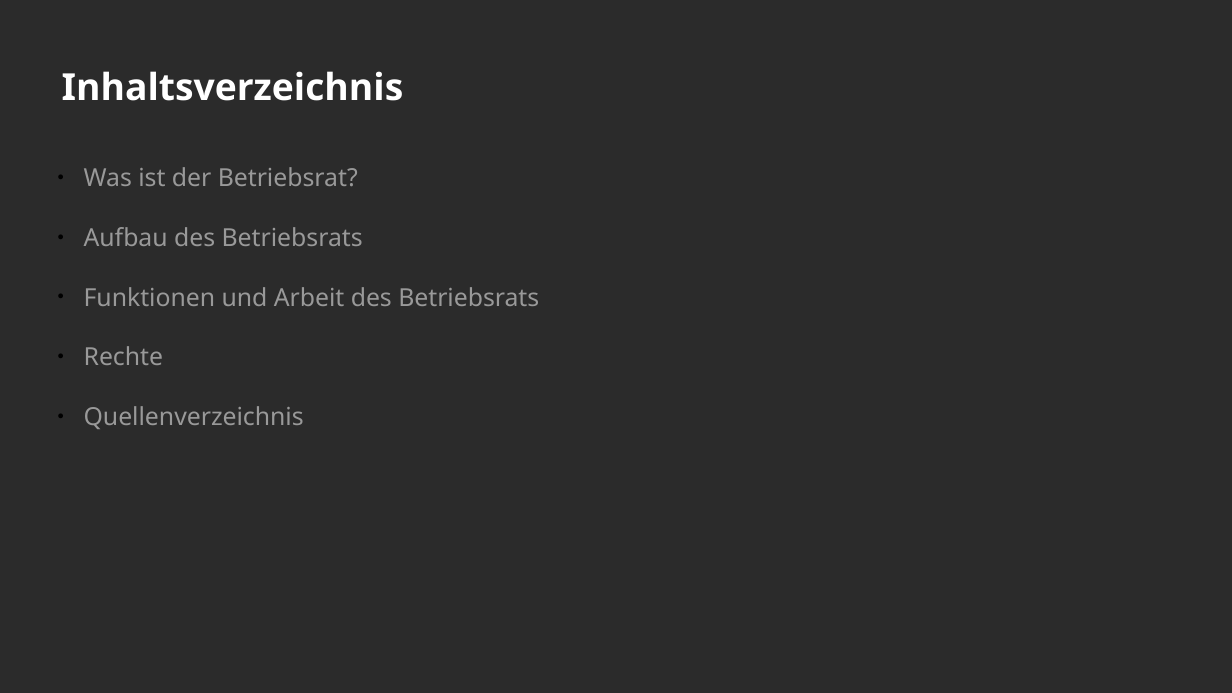
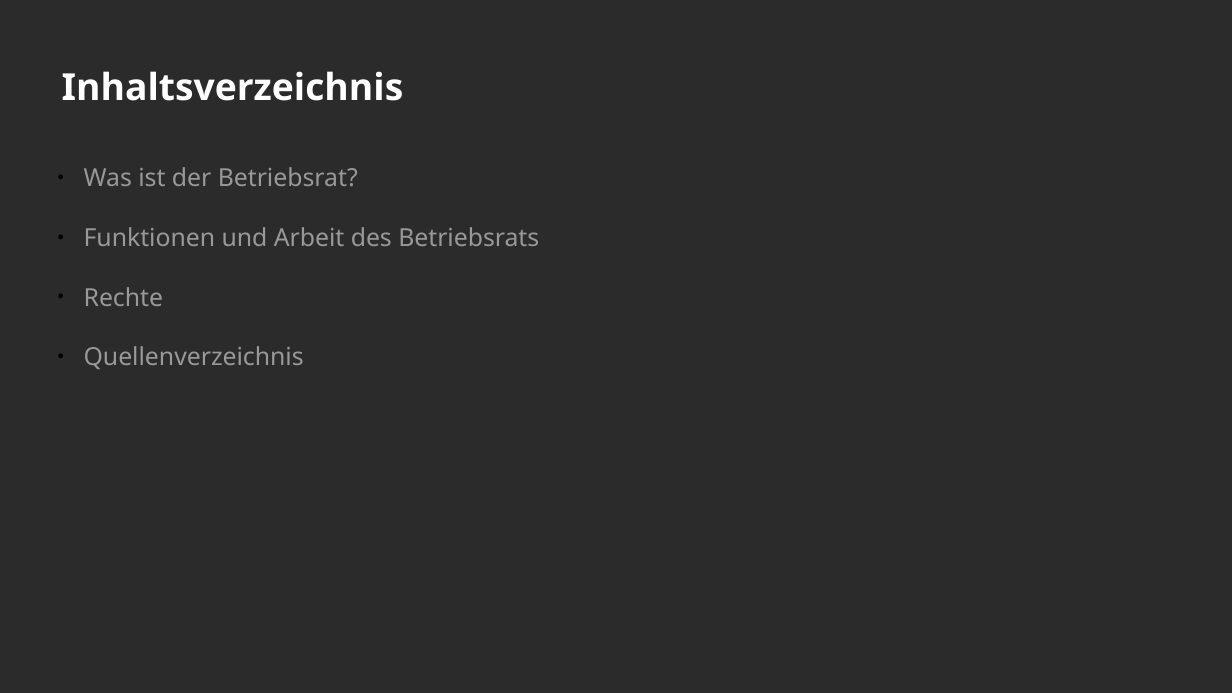
Before and after one commit to Quanterm/Mitbestimmung-im-Betrieb, a slide deck: slide 2 of Funktion und Arbeit von Betriebsräten2.odp. Drawn at 1232x693 pixels with LibreOffice and Linux fonts; fonts in the diff are those of the drawing; background and template pictures are left out; a plain dark background stands for a picture behind light text. Boxes give left, top, right and bottom in pixels: in the first picture for what was removed or moved away, otherwise in the second. Text is boxed around its words. In the diff, an @@ line names an element or a change of style, - is before the commit and + after.

```diff
--- a/Funktion und Arbeit von Betriebsräten2.odp
+++ b/Funktion und Arbeit von Betriebsräten2.odp
@@ text at box(84, 227, 363, 246): paragraph removed @@
-● Aufbau des Betriebsrats
```
Also in this commit, not shown: 3 other slides changed, 1 slide added, 1 slide removed, 16 other files.
